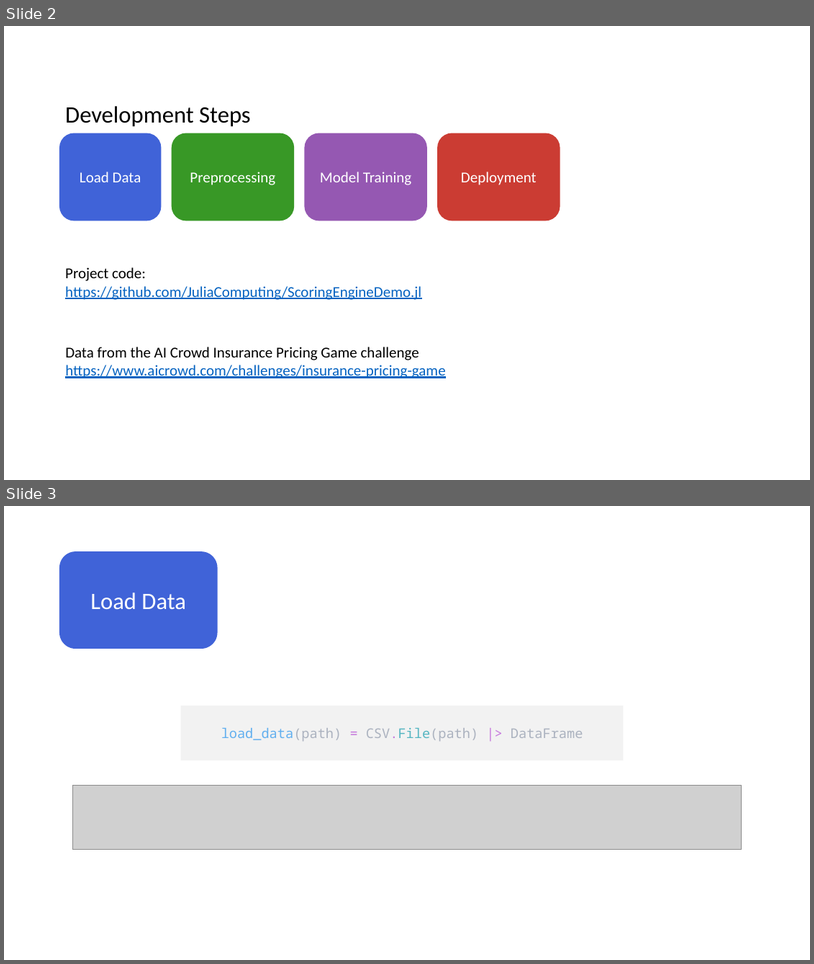
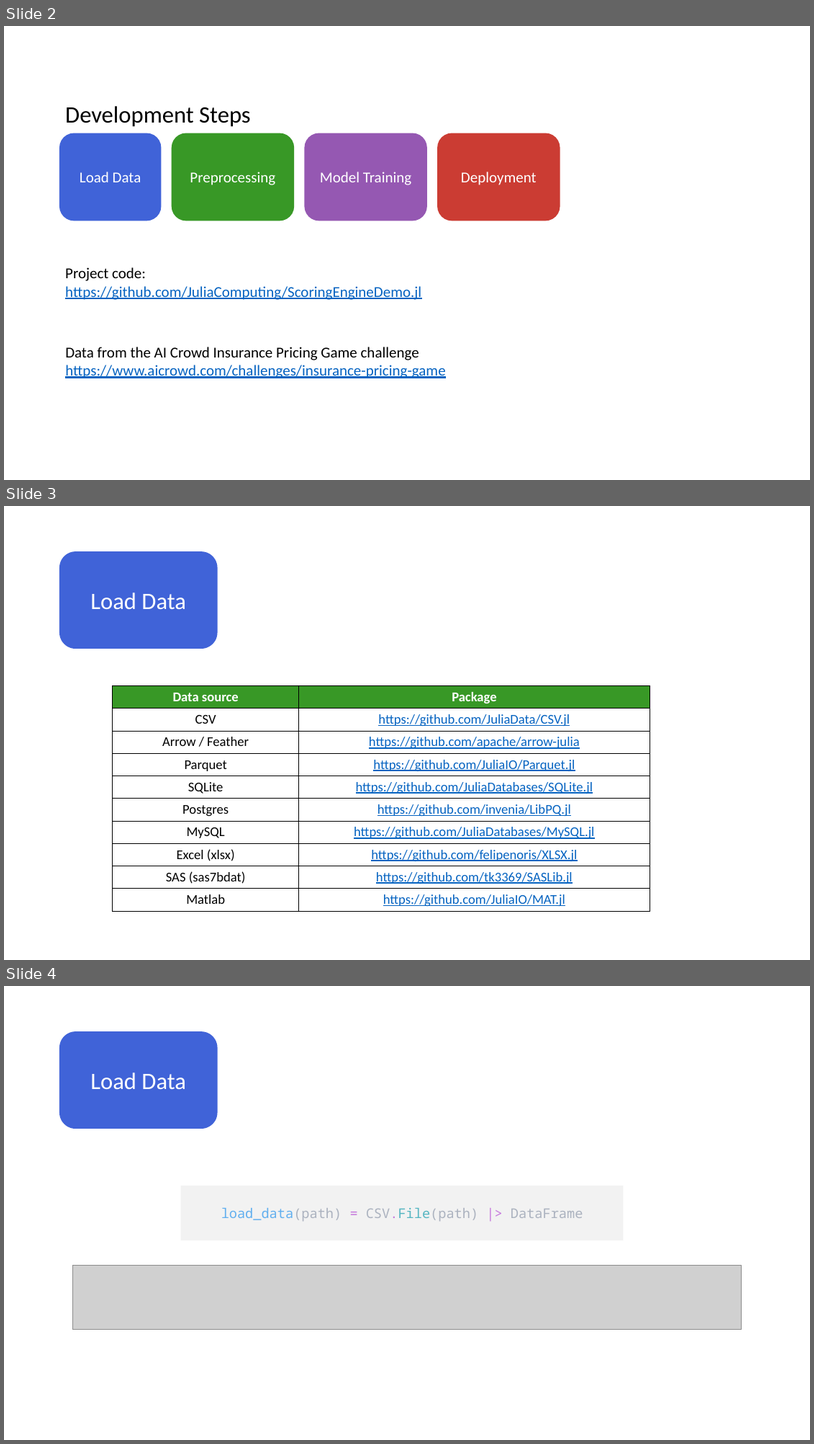
Before and after one commit to JuliaComputing/ScoringEngineDemo.jl, a slide deck: webinar-2022-02-15.pptx. Shown one above the other, each under a label of ours: slides 2 and 3 before the commit, slides 2, 3 and 4 after it. The pictures are 814x964 and 814x1444 pixels, drawn with LibreOffice and Linux fonts; fonts in the diff are those of the drawing; grey boxes stand for pictures. Boxes give left, top, right and bottom in pixels: in the first picture for what was removed or moved away, otherwise in the second. Text is boxed around its words. In the diff, an @@ line names an element or a change of style, - is before the commit and + after.

```diff
--- a/webinar-2022-02-15.pptx
+++ b/webinar-2022-02-15.pptx
@@ slide 3 added at box(4, 506, 810, 960), background #FFFFFF @@
@@ rounded rectangle added at box(59, 551, 218, 649), fill #4063D8, 28 pt, text #FFFFFF @@
+Load Data
@@ table added at box(112, 686, 650, 909), 10 rows, 2 columns @@
+Data source | Package
+CSV | https://github.com/JuliaData/CSV.jl
+Arrow / Feather | https://github.com/apache/arrow-julia
+Parquet | https://github.com/JuliaIO/Parquet.jl
+SQLite | https://github.com/JuliaDatabases/SQLite.jl
+Postgres | https://github.com/invenia/LibPQ.jl
+MySQL | https://github.com/JuliaDatabases/MySQL.jl
+Excel (xlsx) | https://github.com/felipenoris/XLSX.jl
+SAS (sas7bdat) | https://github.com/tk3369/SASLib.jl
+Matlab | https://github.com/JuliaIO/MAT.jl
@@ what was slide 3 is now slide 4 @@
```
Also in this commit, not shown: 5 slides changed, 4 other slides added, 1 slide removed, 1 other file.
